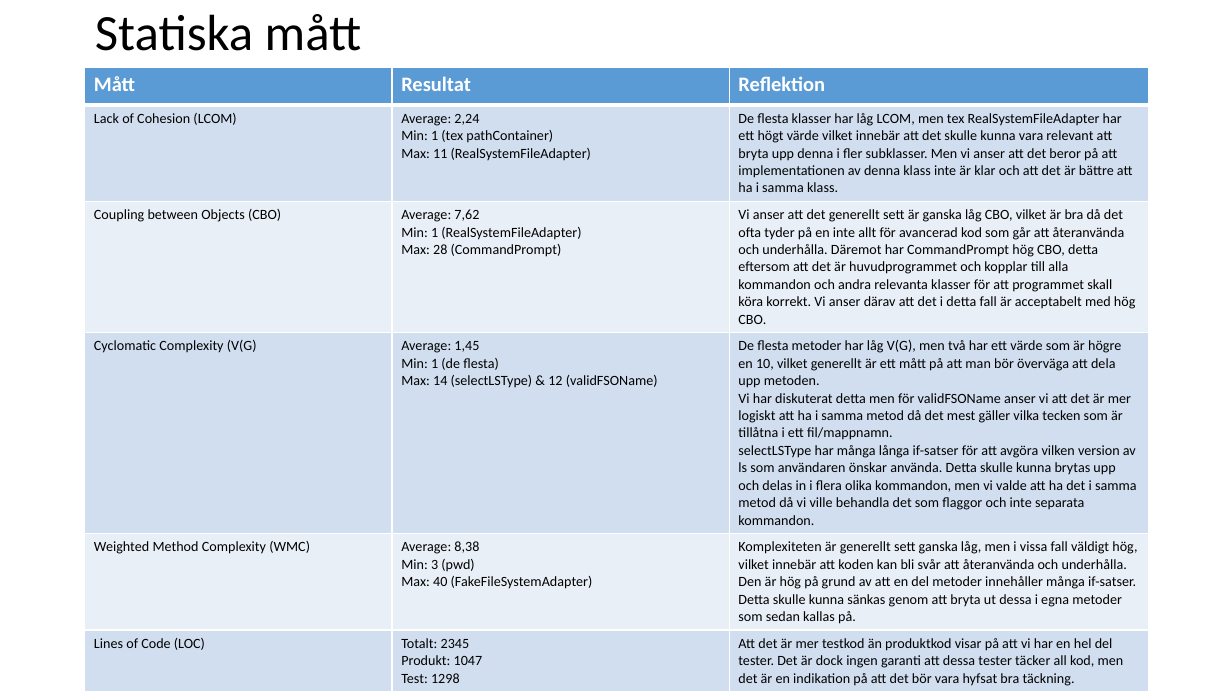
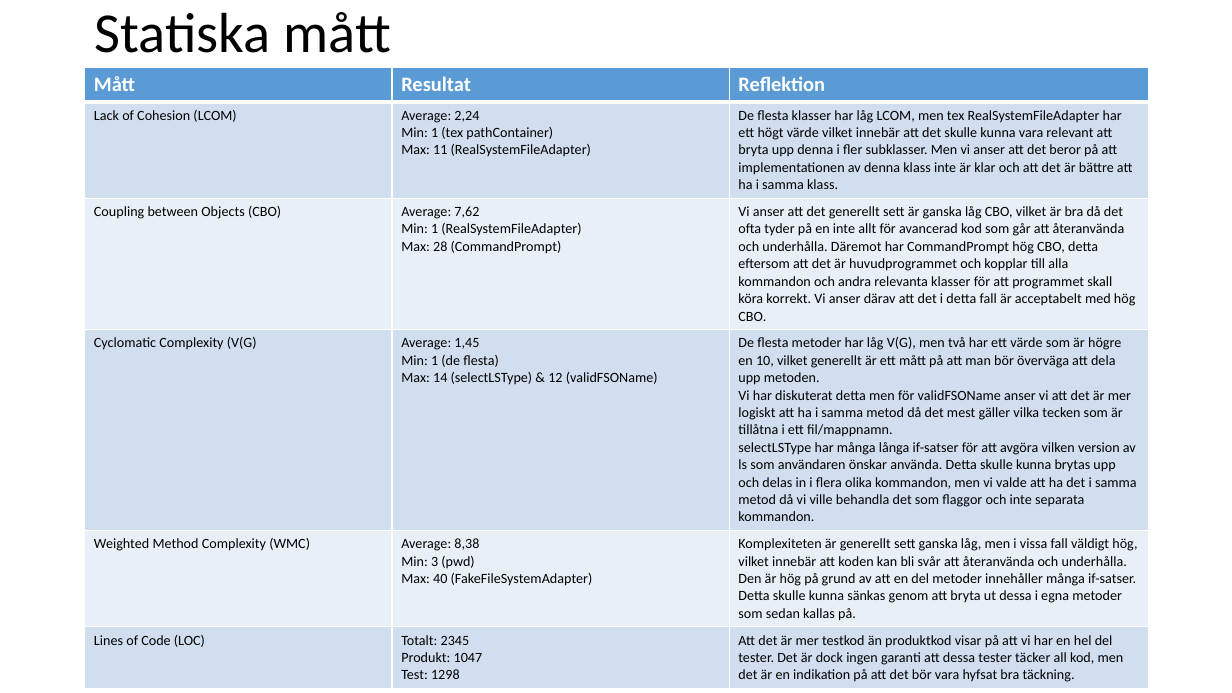
Before and after one commit to Pontussand/INTE2016Project, a slide deck: slide 22 of reports/Slutredovisning/slutredovisning_grupp2.pptx. Drawn at 1232x693 pixels with LibreOffice and Linux fonts; fonts in the diff are those of the drawing. Boxes give left, top, right and bottom in pixels: in the first picture for what was removed or moved away, otherwise in the second. Text is boxed around its words. In the diff, an @@ line names an element or a change of style, - is before the commit and + after.

```diff
--- a/reports/Slutredovisning/slutredovisning_grupp2.pptx
+++ b/reports/Slutredovisning/slutredovisning_grupp2.pptx
@@ text "Statiska mått" at <box>95,12,391,53</box>: size 39.6 to 44 pt @@
@@ table at <box>85,67,1150,686</box> @@
@@ fill #D2DEEF to #D1DEEF in 9 cells @@
@@ fill #EAEFF7 to #E9EFF7 in 6 cells @@
@@ borders changed @@
```
Also in this commit, not shown: 3 other slides changed, 1 slide added, 1 slide removed.
